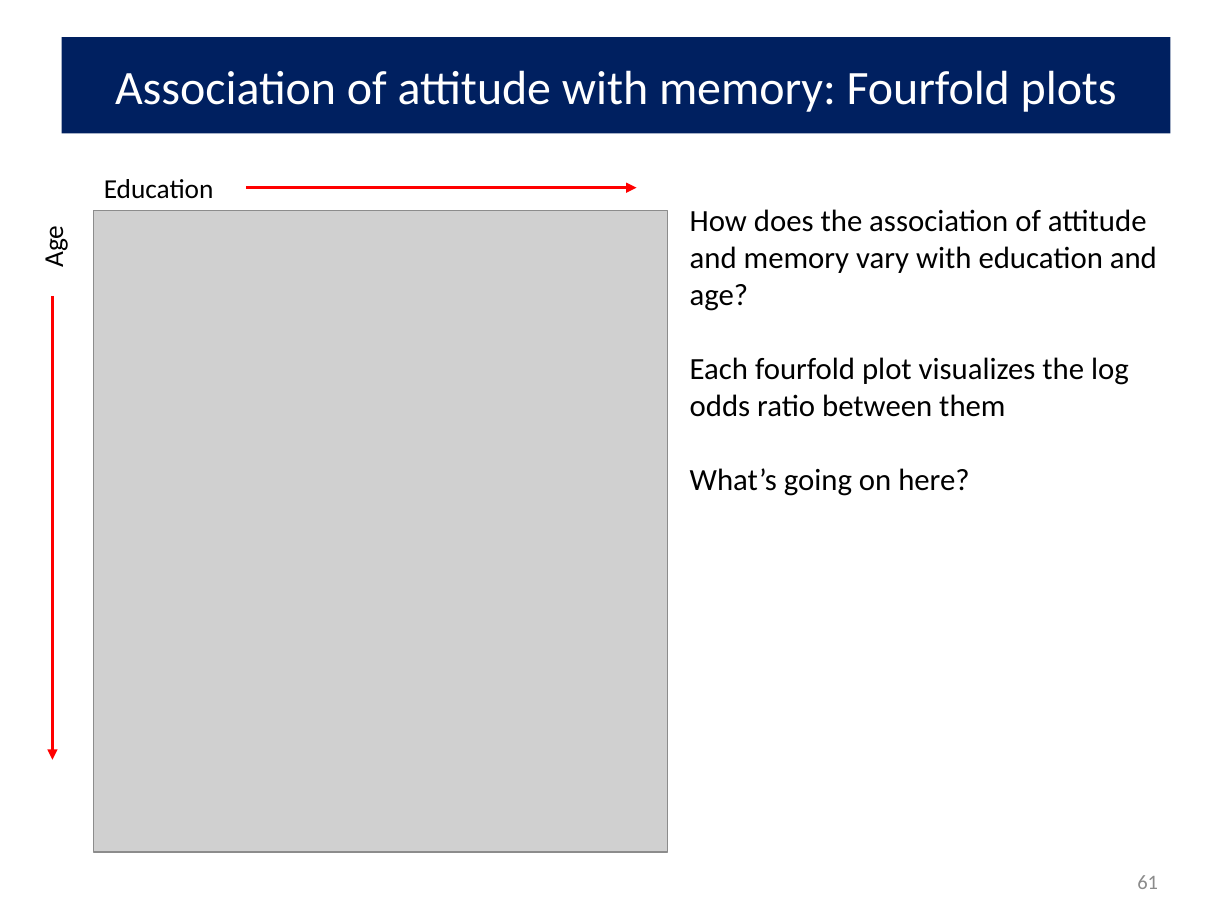
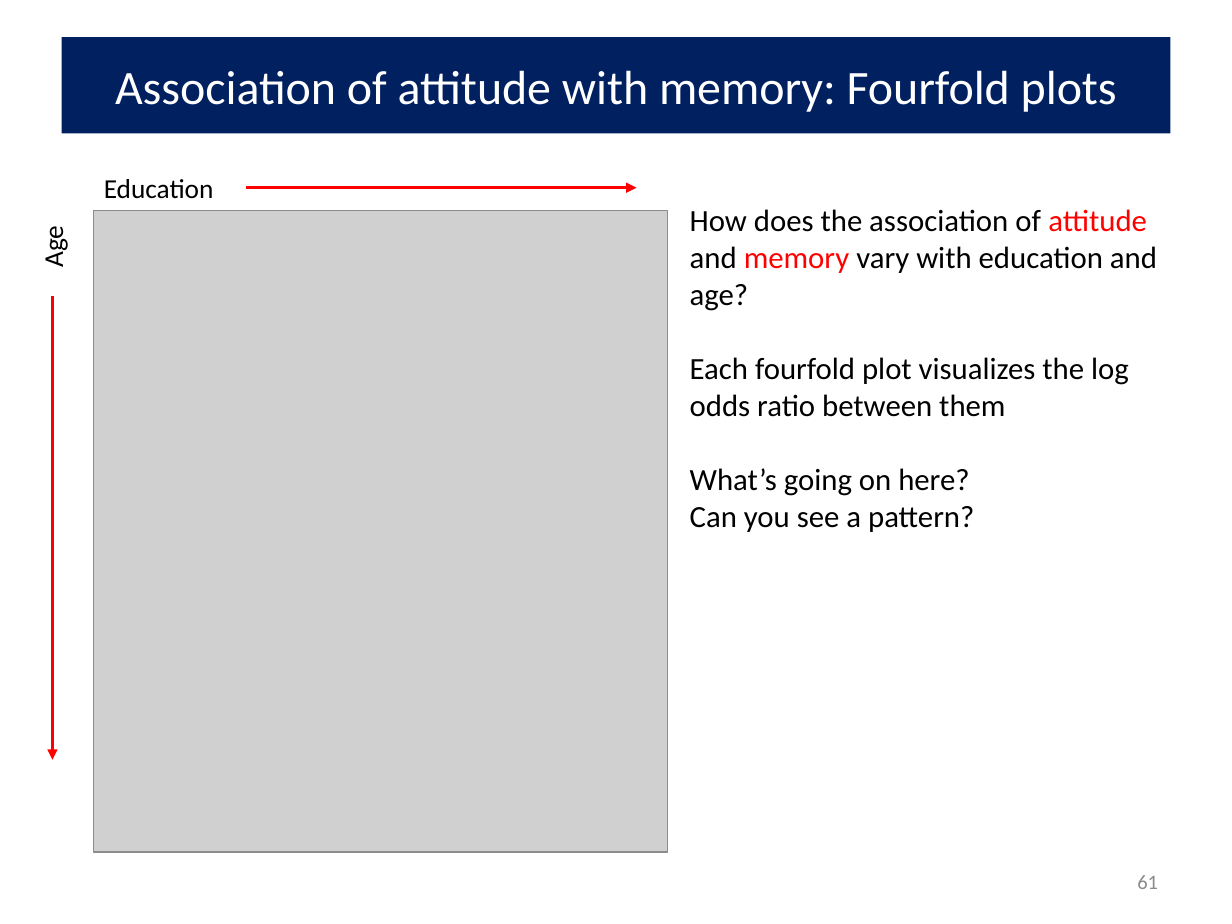
Before and after one commit to friendly/psy6136, a slide deck: slide 61 of lectures/10-Log-Odds.pptx. Drawn at 1232x924 pixels with LibreOffice and Linux fonts; fonts in the diff are those of the drawing; grey boxes stand for pictures. Boxes give left, top, right and bottom in pixels: in the first picture for what was removed or moved away, otherwise in the second. Text is boxed around its words. In the diff, an @@ line names an element or a change of style, - is before the commit and + after.

```diff
--- a/lectures/10-Log-Odds.pptx
+++ b/lectures/10-Log-Odds.pptx
@@ text at <box>690,209,1157,311</box>: text colour #000000 to #FF0000 in "attitude memory" @@
@@ text at <box>690,506,974,532</box>: paragraph added @@
+Can you see a pattern?
```
Also in this commit, not shown: 16 other slides changed, 15 other files.
